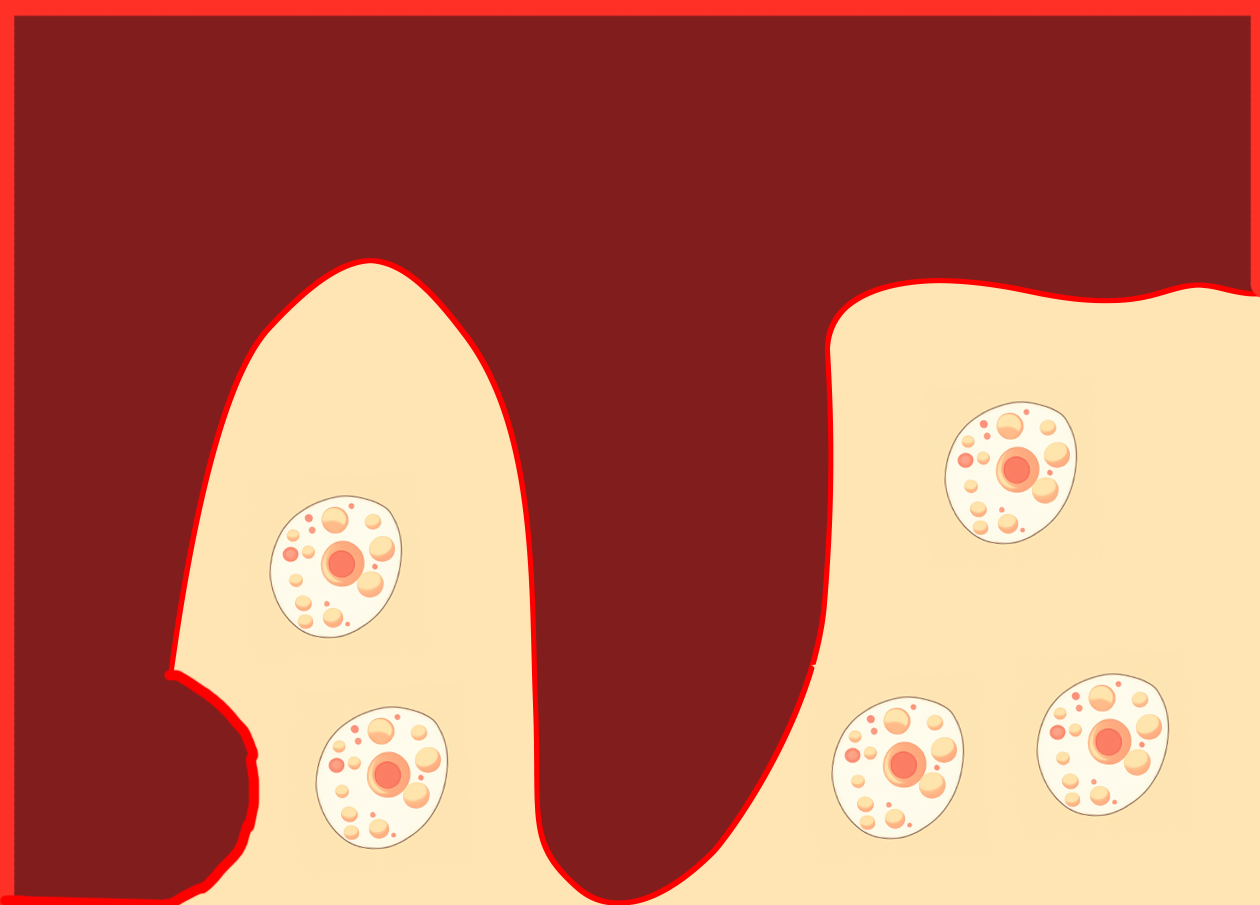
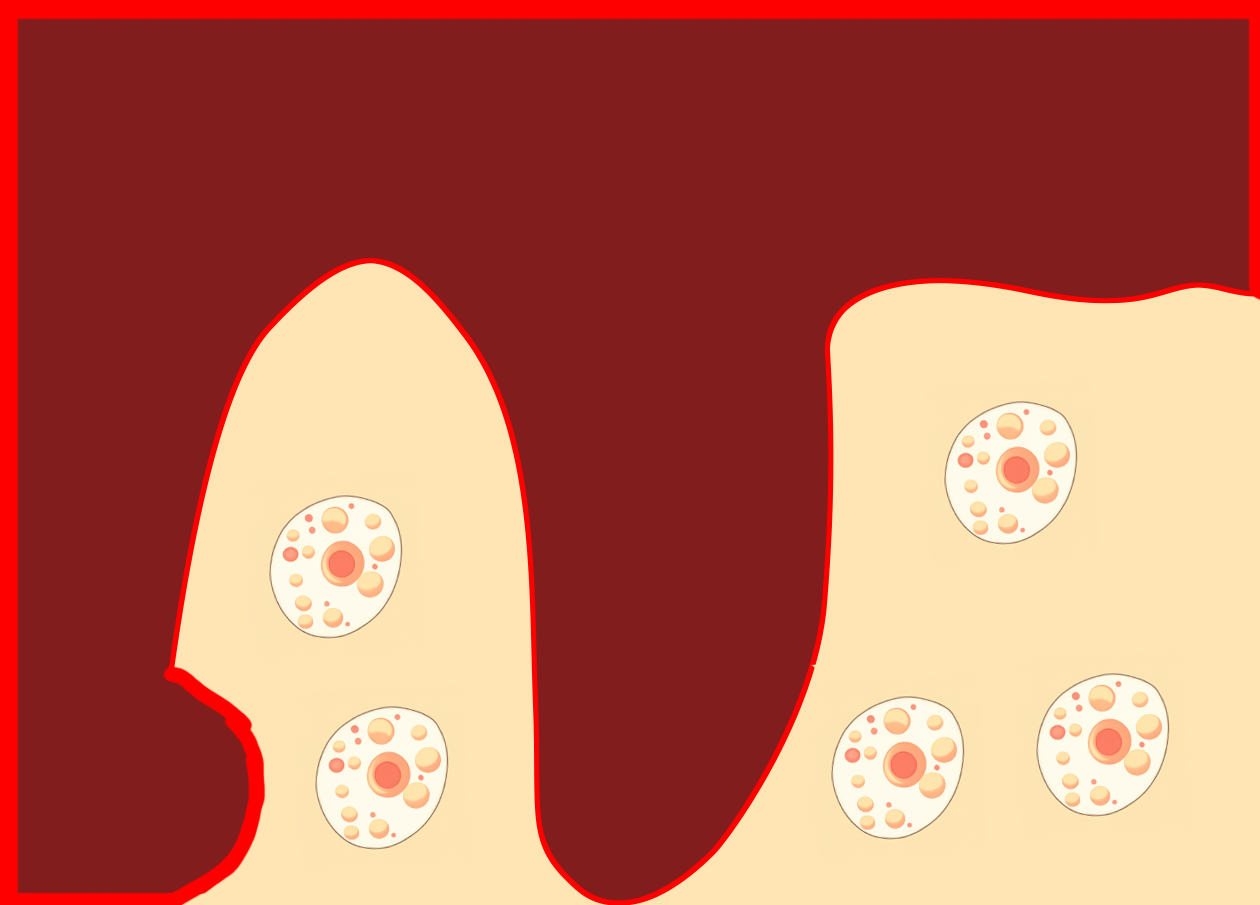
Comparing the layer stacks of the two w=1260, h=905 images. Changes:
painted on "Cell copy 4" over [0, 0, 1260, 905]
